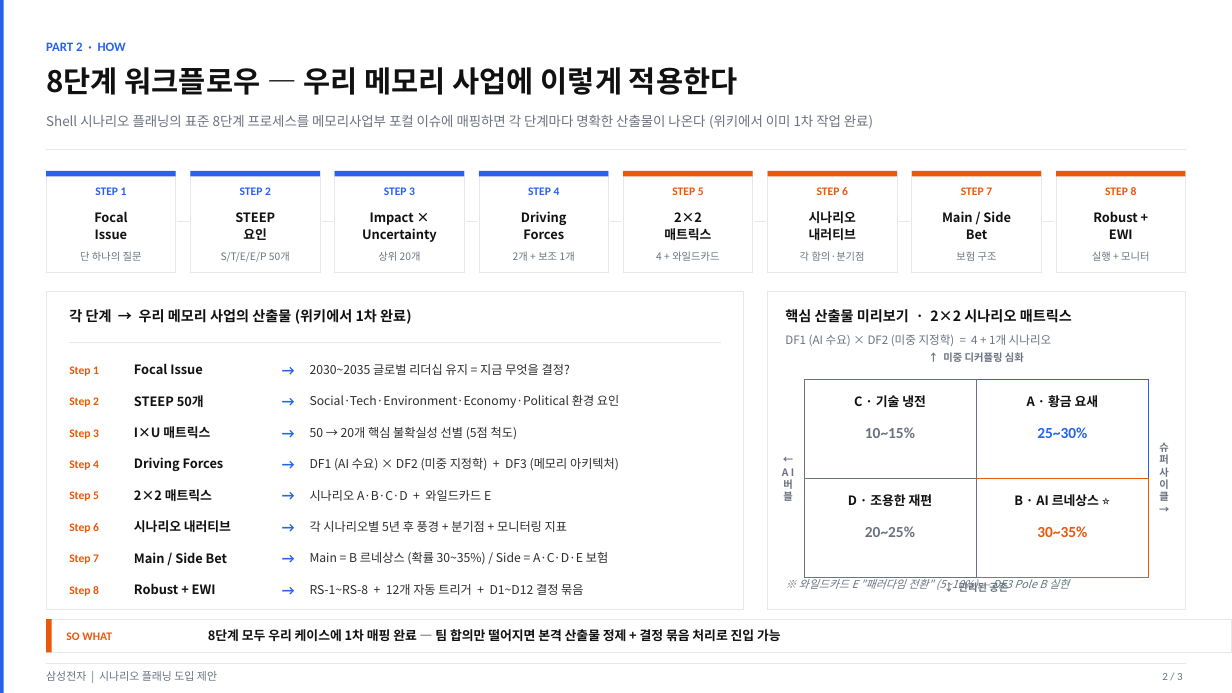
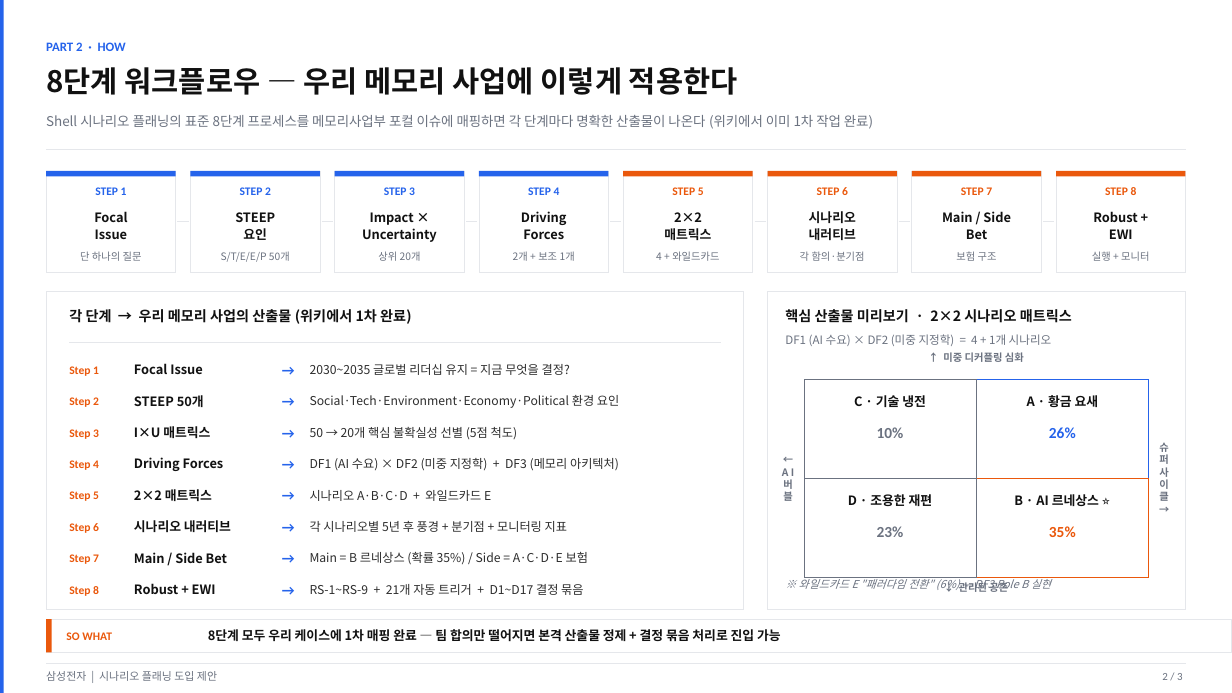
Before and after one commit to k31001/action-learning, a slide deck: slide 2 of outputs/presentation/team-alignment-scenario-planning.pptx. Drawn at 1232x693 pixels with LibreOffice and Linux fonts; fonts in the diff are those of the drawing. Boxes give left, top, right and bottom in pixels: in the first picture for what was removed or moved away, otherwise in the second. Text is boxed around its words. In the diff, an @@ line names an element or a change of style, - is before the commit and + after.

```diff
--- a/outputs/presentation/team-alignment-scenario-planning.pptx
+++ b/outputs/presentation/team-alignment-scenario-planning.pptx
@@ text at box(877, 427, 904, 438): text changed @@
-10~15%
+10%
@@ text at box(1049, 427, 1076, 438): text changed @@
-25~30%
+26%
@@ text at box(877, 526, 904, 537): text changed @@
-20~25%
+23%
@@ text at box(1049, 526, 1076, 537): text changed @@
-30~35%
+35%
@@ text at box(310, 552, 588, 565): text changed @@
-Main = B 르네상스 (확률 30~35%) / Side = A·C·D·E 보험
+Main = B 르네상스 (확률 35%) / Side = A·C·D·E 보험
@@ text at box(310, 584, 583, 595): text changed @@
-RS-1~RS-8 + 12개 자동 트리거 + D1~D12 결정 묶음
+RS-1~RS-9 + 21개 자동 트리거 + D1~D17 결정 묶음
@@ text at box(799, 576, 1051, 592): text changed @@
-※ 와일드카드 E "패러다임 전환" (5~10%) — DF3 Pole B 실현
+※ 와일드카드 E "패러다임 전환" (6%) — DF3 Pole B 실현
```
Also in this commit, not shown: 1 other slide changed, 5 other files.
